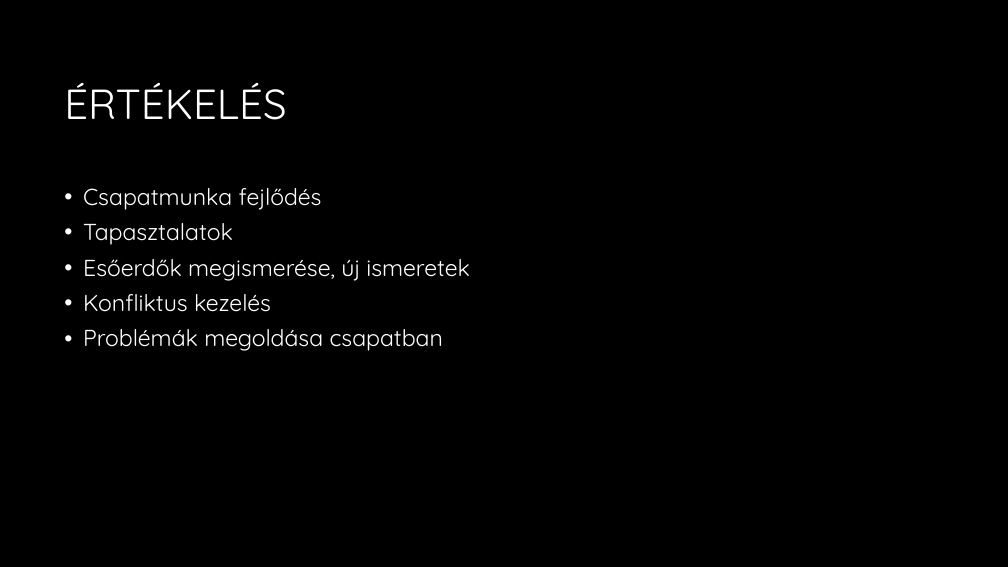
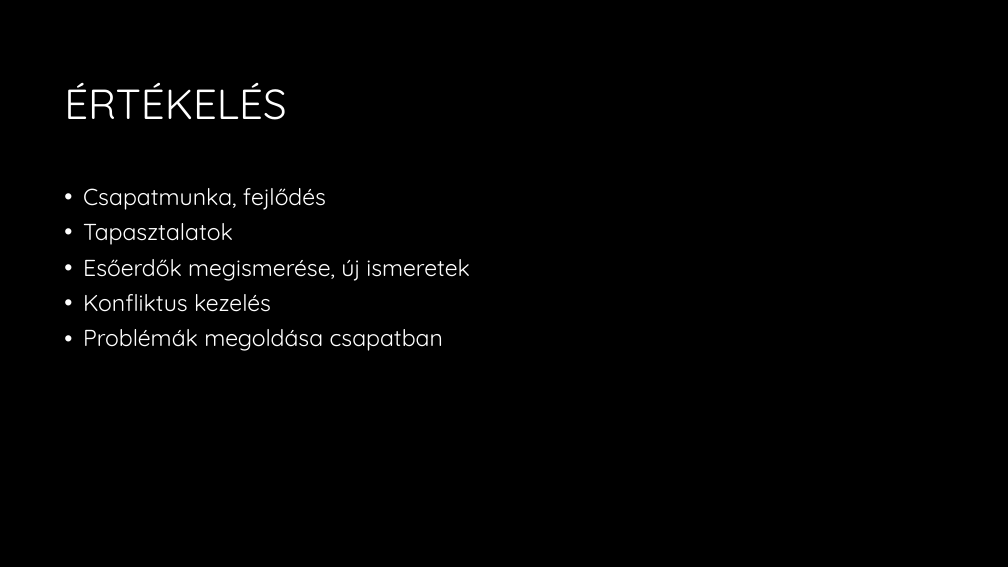
Before and after one commit to GyorgyiViktor/Esoerdo-Projekt, a slide deck: slide 8 of docs/Esőerdő Projekt bemutató.pptx. Drawn at 1008x567 pixels with LibreOffice and Linux fonts; fonts in the diff are those of the drawing; background and template pictures are left out. Boxes give left, top, right and bottom in pixels: in the first picture for what was removed or moved away, otherwise in the second. Text is boxed around its words. In the diff, an @@ line names an element or a change of style, - is before the commit and + after.

```diff
--- a/docs/Esőerdő Projekt bemutató.pptx
+++ b/docs/Esőerdő Projekt bemutató.pptx
@@ text at (x1=83, y1=188, x2=326, y2=210): text changed @@
-• Csapatmunka fejlődés
+• Csapatmunka, fejlődés
```
Also in this commit, not shown: 2 other slides changed.
